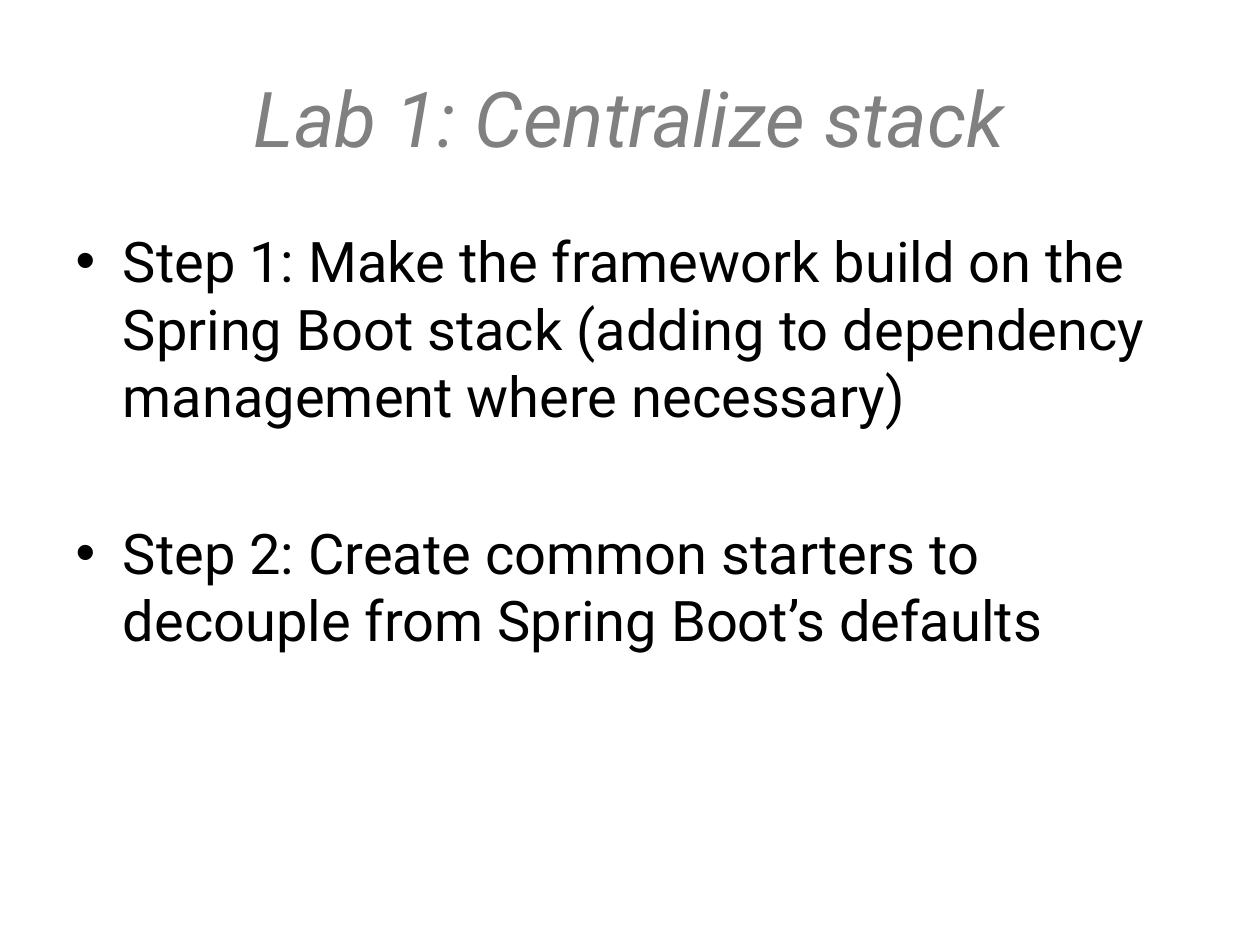
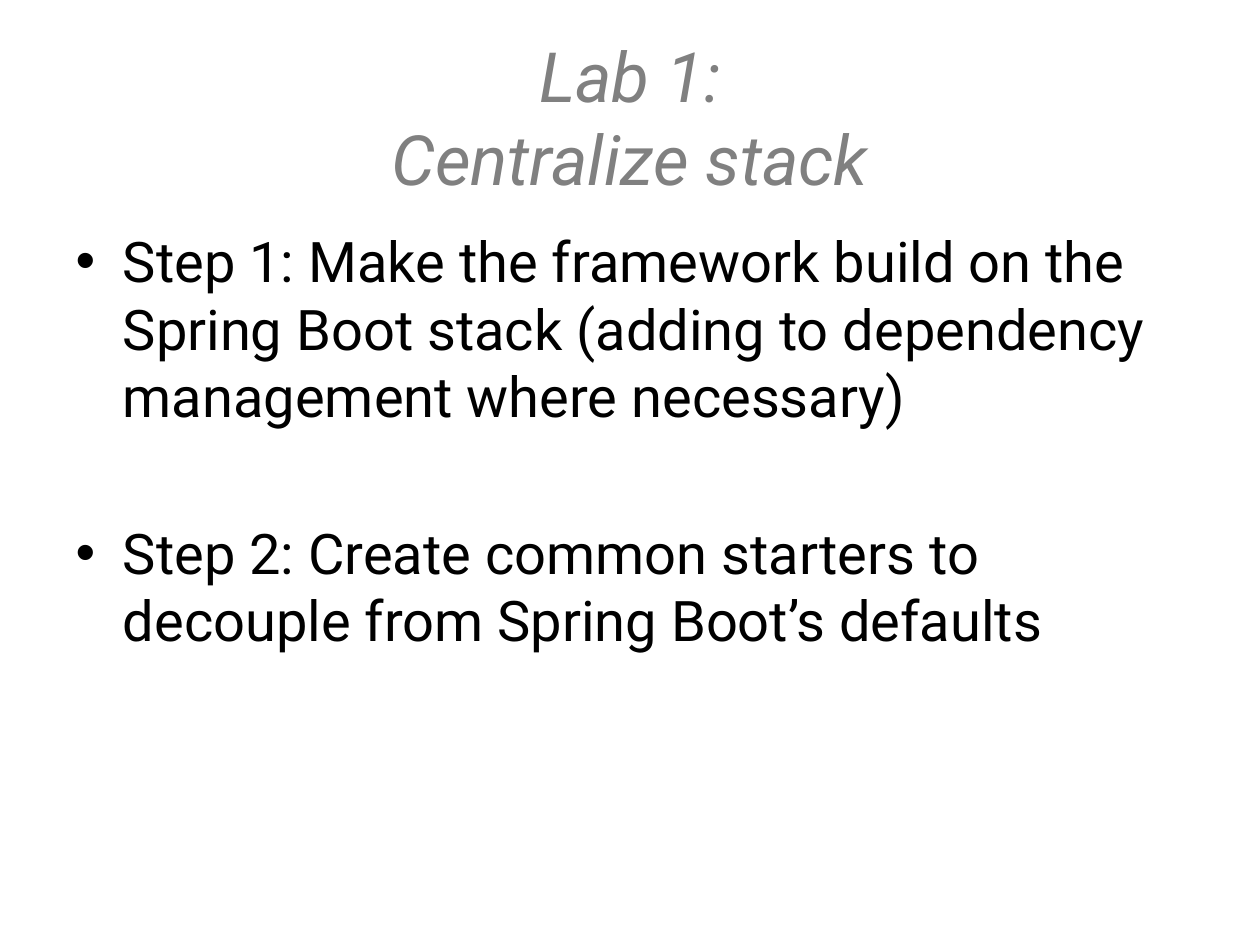
Before and after one commit to hawkeye-bot/springio2017, a slide deck: slide 16 of Spring boot - adapting to your environment.pptx. Drawn at 1260x945 pixels with LibreOffice and Linux fonts; fonts in the diff are those of the drawing; background and template pictures are left out. Boxes give left, top, right and bottom in pixels: in the first picture for what was removed or moved away, otherwise in the second. Text is boxed around its words. In the diff, an @@ line names an element or a change of style, - is before the commit and + after.

```diff
--- a/Spring boot - adapting to your environment.pptx
+++ b/Spring boot - adapting to your environment.pptx
@@ title "Lab 1: Centralize stack" at (x1=391, y1=50, x2=868, y2=186): size 44 to 39.6 pt @@
```
Also in this commit, not shown: 2 other slides changed.
